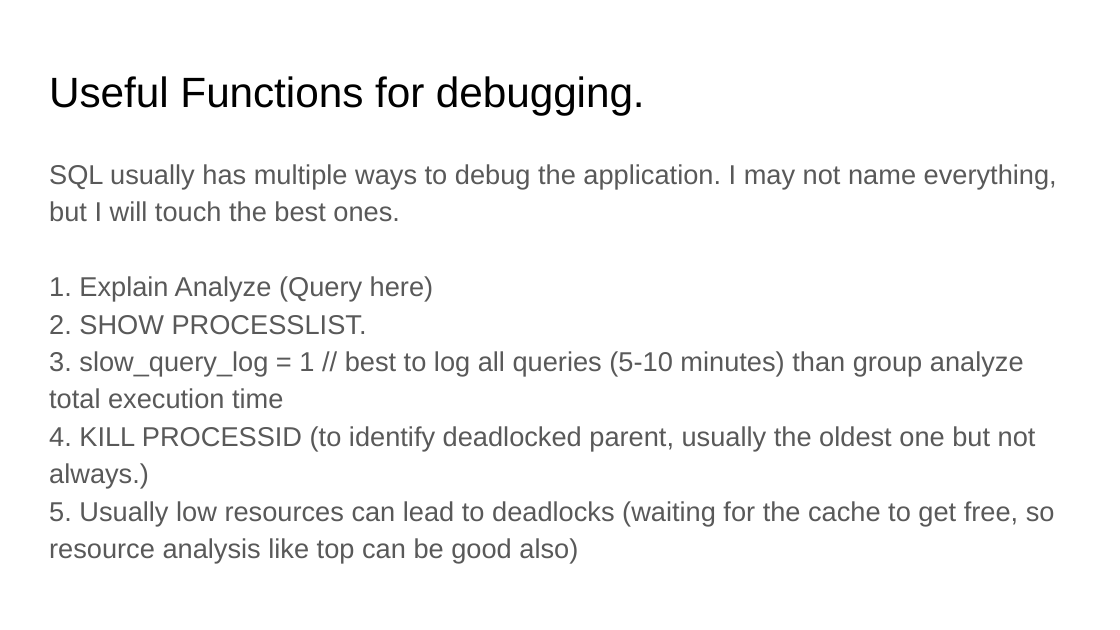
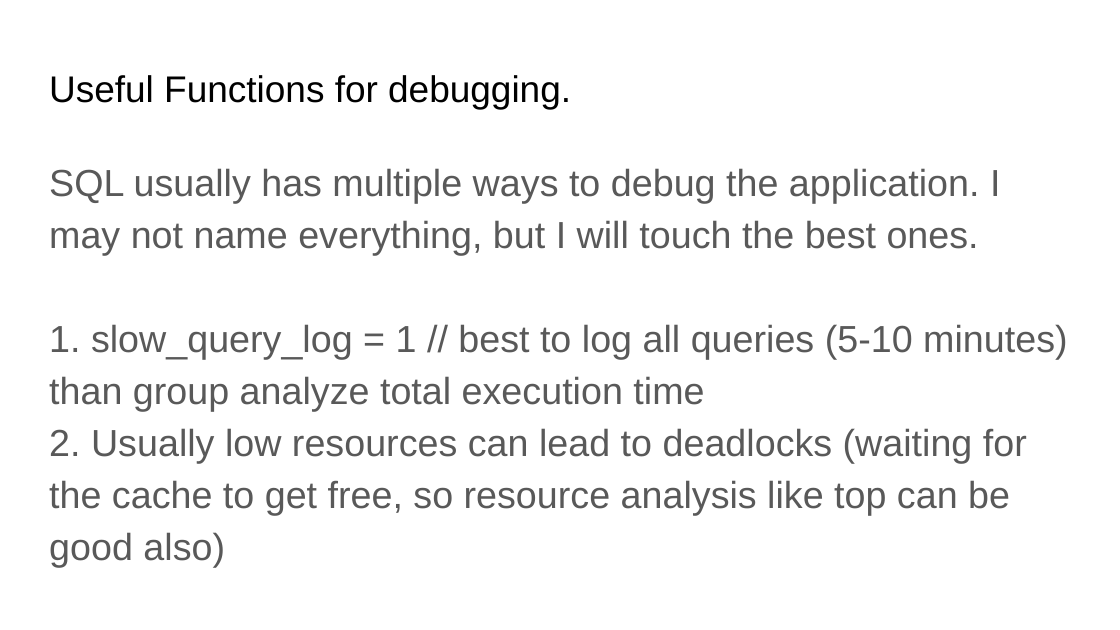
Before and after one commit to Neznajki/devclub-high-load-db, a slide deck: slide 12 of High Load System DB.pptx. Drawn at 1120x630 pixels with LibreOffice and Linux fonts; fonts in the diff are those of the drawing. Boxes give left, top, right and bottom in pixels: in the first picture for what was removed or moved away, otherwise in the second. Text is boxed around its words. In the diff, an @@ line names an element or a change of style, - is before the commit and + after.

```diff
--- a/High Load System DB.pptx
+++ b/High Load System DB.pptx
@@ text "Useful Functions for debugging." at [49, 75, 571, 109]: size 27.2 to 23.8 pt @@
@@ text at [49, 168, 1000, 256]: size 17.5 to 24.2 pt in "SQL usually has multiple ways to debug ..." @@
@@ text at [49, 324, 1067, 568]: text changed; size 17.5 to 24.2 pt @@
-1. Explain Analyze (Query here)
-2. SHOW PROCESSLIST.
-3. slow_query_log = 1 // best to log all queries (5-10 minutes) than group analyze total execution time
-4. KILL PROCESSID (to identify deadlocked parent, usually the oldest one but not always.)
-5. Usually low resources can lead to deadlocks (waiting for the cache to get free, so resource analysis like top can be good also)
+1. slow_query_log = 1 // best to log all queries (5-10 minutes) than group analyze total execution time
+2. Usually low resources can lead to deadlocks (waiting for the cache to get free, so resource analysis like top can be good also)
```
Also in this commit, not shown: 22 other slides changed, 1 slide added.
